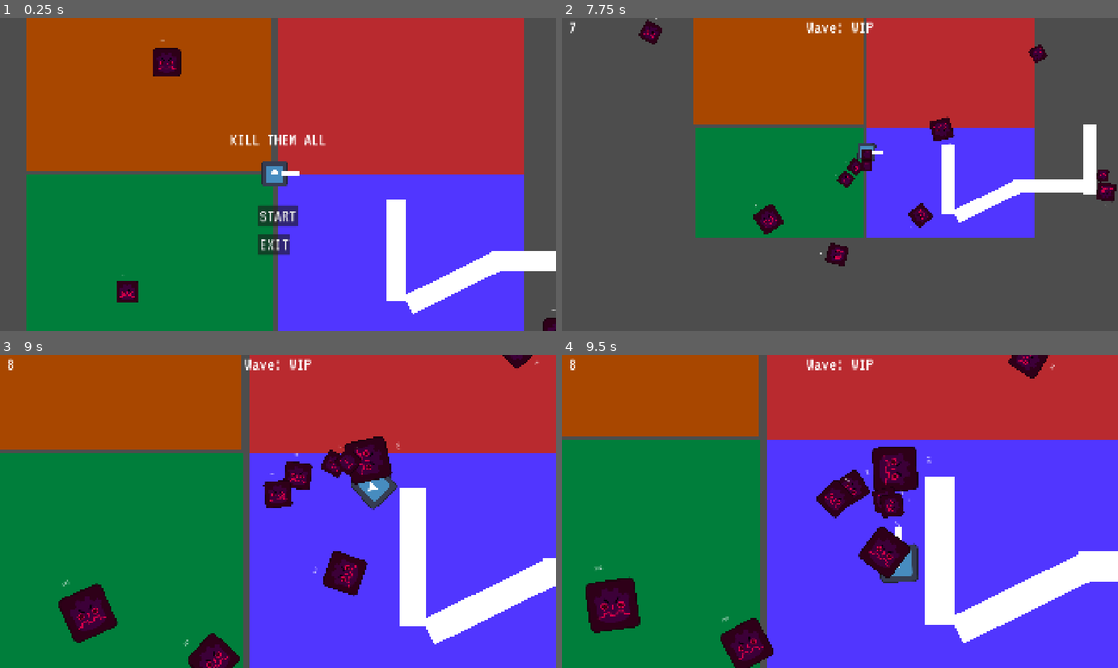
Above: before the commit, frames 1-4 (two rows, left to right).
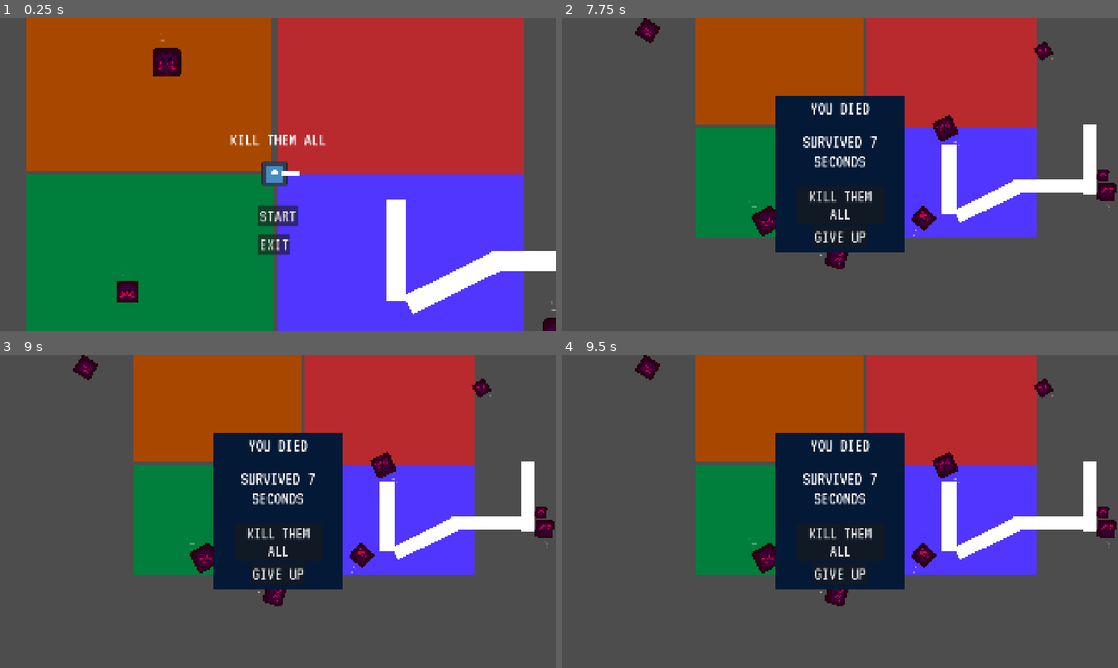
Above: after the commit, the same moments.

Repository: yasukawa426/top-down-shooter
Game: Godot game, scene res://scenes/main.tscn
The game is run twice, just before and just after one commit, with the same random seed, the same clock (stepped at 60 frames per second) and the same inputs. The engine's default icon, where the game draws it, is replaced by a stand-in: a white triangle on a blue panel in a dark square.
Inputs (mouse positions are in pixels of both pictures, inside the frame that each line leads up to):
- Up to frame 1 (0.25 s): no input
- Up to frame 2 (7.75 s): click "START" at 0.5 s; move the mouse to (962, 158) at 1.27 s; hold D (move_right) 1.28-2.03 s; hold Space (shoot) 1.28-2.03 s; move the mouse to (728, 190) at 2.02 s; hold S (move_down) 2.03-2.78 s; tap one key every 1.5 s from 2.1 s: Mouse wheel up (zoom_in) Space (shoot) Mouse wheel down (zoom_out) Mouse wheel up (zoom_in); move the mouse to (895, 105) at 2.77 s; hold D (move_right) 2.78-3.53 s; hold Mouse wheel down (zoom_out) 2.78-3.53 s; move the mouse to (812, 237) at 3.52 s; hold W (move_up) 3.53-4.28 s; move the mouse to (1006, 221) at 4.27 s; hold Mouse wheel up (zoom_in) 4.28-5.03 s; hold A (move_left) 4.28-5.78 s; move the mouse to (673, 127) at 5.02 s; move the mouse to (867, 174) at 5.77 s; hold S (move_down) 5.78-6.53 s; hold Space (shoot) 5.78-6.53 s; move the mouse to (756, 96) at 6.52 s; hold D (move_right) 6.53-7.28 s; move the mouse to (962, 158) at 7.27 s; hold W (move_up) from 7.28 s (still down); hold Mouse wheel down (zoom_out) from 7.28 s (still down)
- Up to frame 3 (9 s): move the mouse to (166, 527) at 8.02 s; release W (move_up) at 8.03 s; release Mouse wheel down (zoom_out) at 8.03 s; hold D (move_right) 8.03-8.78 s; tap Space (shoot) at 8.1 s; move the mouse to (333, 442) at 8.77 s; hold S (move_down) from 8.78 s (still down); hold Mouse wheel up (zoom_in) from 8.78 s (still down)
- Up to frame 4 (9.5 s): keep holding S (move_down); keep holding Mouse wheel up (zoom_in)

The runs differ from the first frame. In frame 1, less than 0.1% of the frame differs, in the area x 28-100%, y 4-92%; in frame 2, 13%; in frame 3, 75%; in frame 4, 79%, in the area x 0-100%, y 0-100%.
Error before the commit: Invalid assignment of property or key 'visible' with value of type 'bool' on a base object of type 'null instance'. (res://scenes/enemies/enemy.gd:27)

Commit message:
feat: add damage debug label to enemy

Diff:
--- a/project.godot
+++ b/project.godot
@@ -26,6 +26,11 @@
 [editor_plugins]
 
 enabled=PackedStringArray("res://addons/project-time-tracker/plugin.cfg")
+
+[global_group]
+
+mobs=""
+
 [gui]
 
 theme/custom_font="uid://dt3efleoqglwv"
--- a/scenes/enemies/enemy.tscn
+++ b/scenes/enemies/enemy.tscn
@@ -6,18 +6,23 @@
 [sub_resource type="RectangleShape2D" id="RectangleShape2D_8e3ao"]
 size = Vector2(128, 128)
 
-[node name="Enemy" type="CharacterBody2D" unique_id=2032086369]
+[node name="Enemy" type="CharacterBody2D" unique_id=2032086369 groups=["mobs"]]
 z_index = 5
 collision_layer = 2
 motion_mode = 1
 script = ExtResource("1_8e3ao")
 
 [node name="DebugSpeedLabel" type="Label" parent="." unique_id=132787156]
-visible = false
 offset_left = -31.0
 offset_top = -103.0
 offset_right = 34.0
 offset_bottom = -80.0
+
+[node name="DebugDamageLabel" type="Label" parent="." unique_id=777284279]
+offset_left = -31.0
+offset_top = -135.0
+offset_right = 34.0
+offset_bottom = -112.0
 
 [node name="Sprite2D" type="Sprite2D" parent="." unique_id=148368133]
 modulate = Color(0.86395586, 0, 0.29259437, 1)
